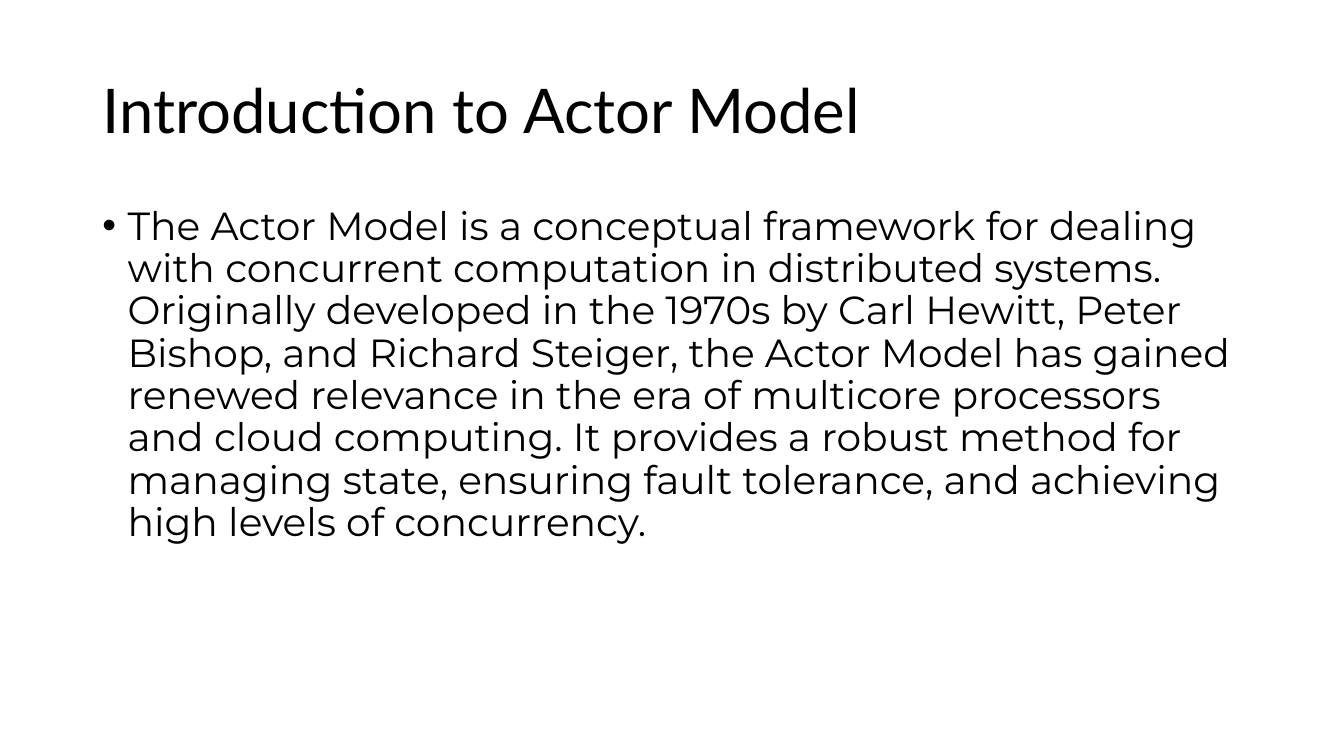
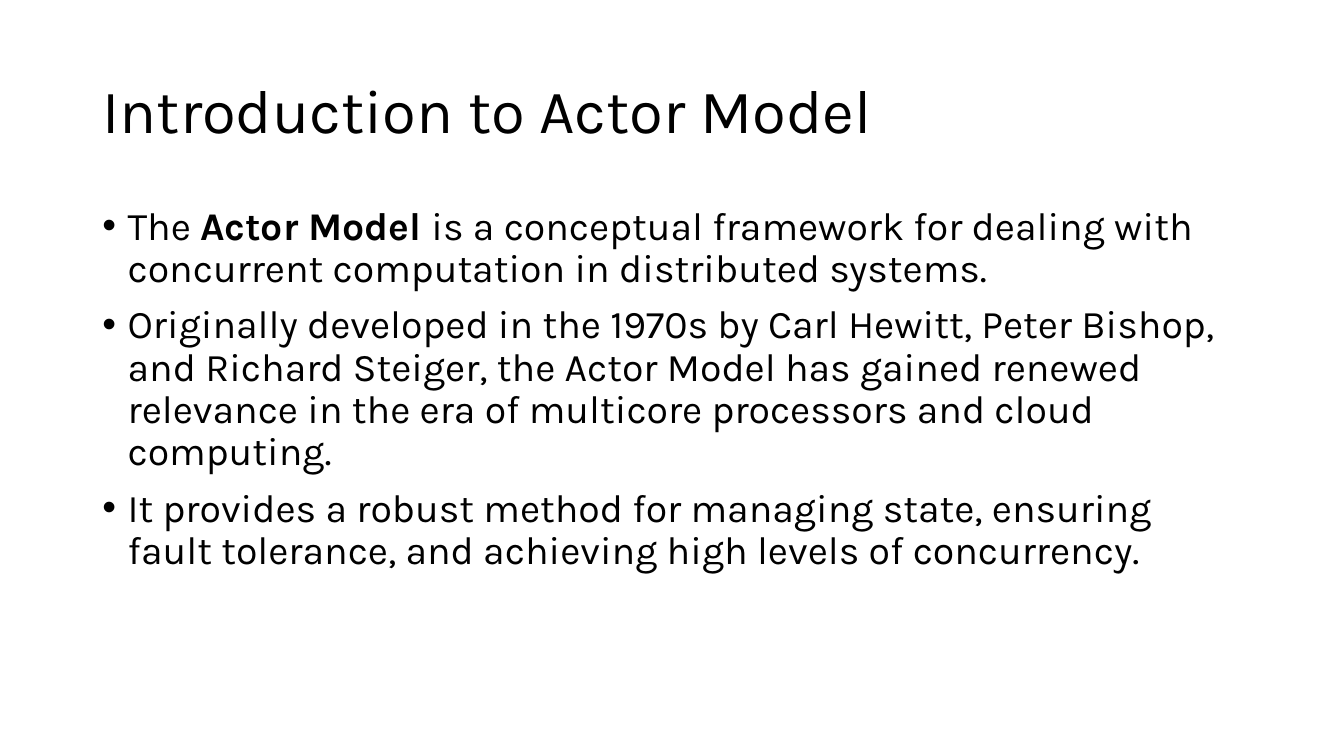
Before and after one commit to aregm/system-design-course, a slide deck: slide 4 of docs/Lecture 9.pptx. Drawn at 1344x756 pixels with LibreOffice and Linux fonts; fonts in the diff are those of the drawing. Boxes give left, top, right and bottom in pixels: in the first picture for what was removed or moved away, otherwise in the second. Text is boxed around its words. In the diff, an @@ line names an element or a change of style, - is before the commit and + after.

Commit message:
Updated Lecture 9

```diff
--- a/docs/Lecture 9.pptx
+++ b/docs/Lecture 9.pptx
@@ title "Introduction to Actor Model" at (102, 90, 871, 134): font Lato to Karla @@
@@ text at (128, 213, 1214, 574): text changed; font Montserrat to Karla @@
-• The Actor Model is a conceptual framework for dealing with concurrent computation in distributed systems. Originally developed in the 1970s by Carl Hewitt, Peter Bishop, and Richard Steiger, the Actor Model has gained renewed relevance in the era of multicore processors and cloud computing. It provides a robust method for managing state, ensuring fault tolerance, and achieving high levels of concurrency.
+• The Actor Model is a conceptual framework for dealing with concurrent computation in distributed systems.
+• Originally developed in the 1970s by Carl Hewitt, Peter Bishop, and Richard Steiger, the Actor Model has gained renewed relevance in the era of multicore processors and cloud computing.
+• It provides a robust method for managing state, ensuring fault tolerance, and achieving high levels of concurrency.
```
Also in this commit, not shown: 19 other slides changed, 1 slide added.
